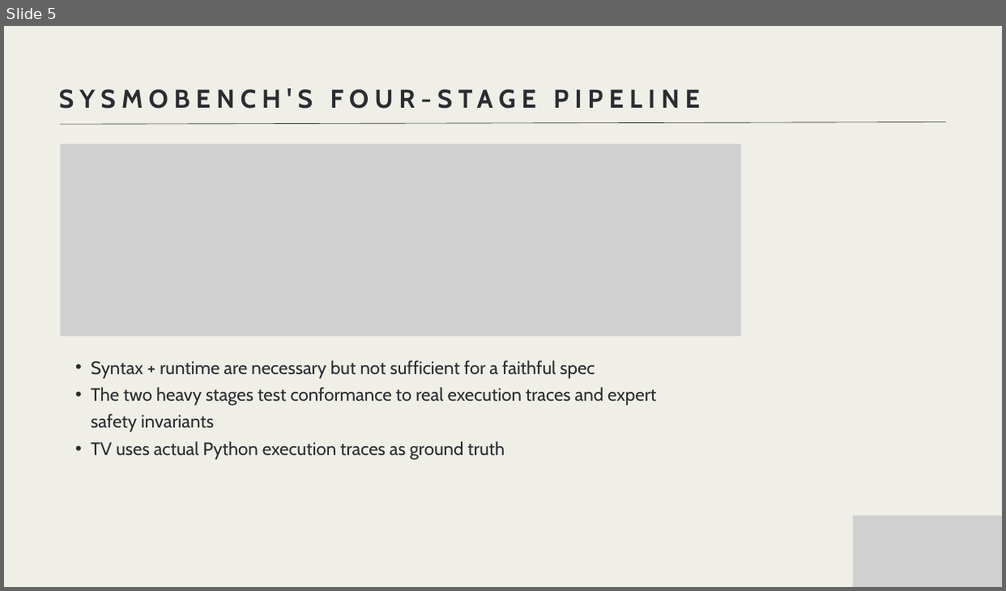
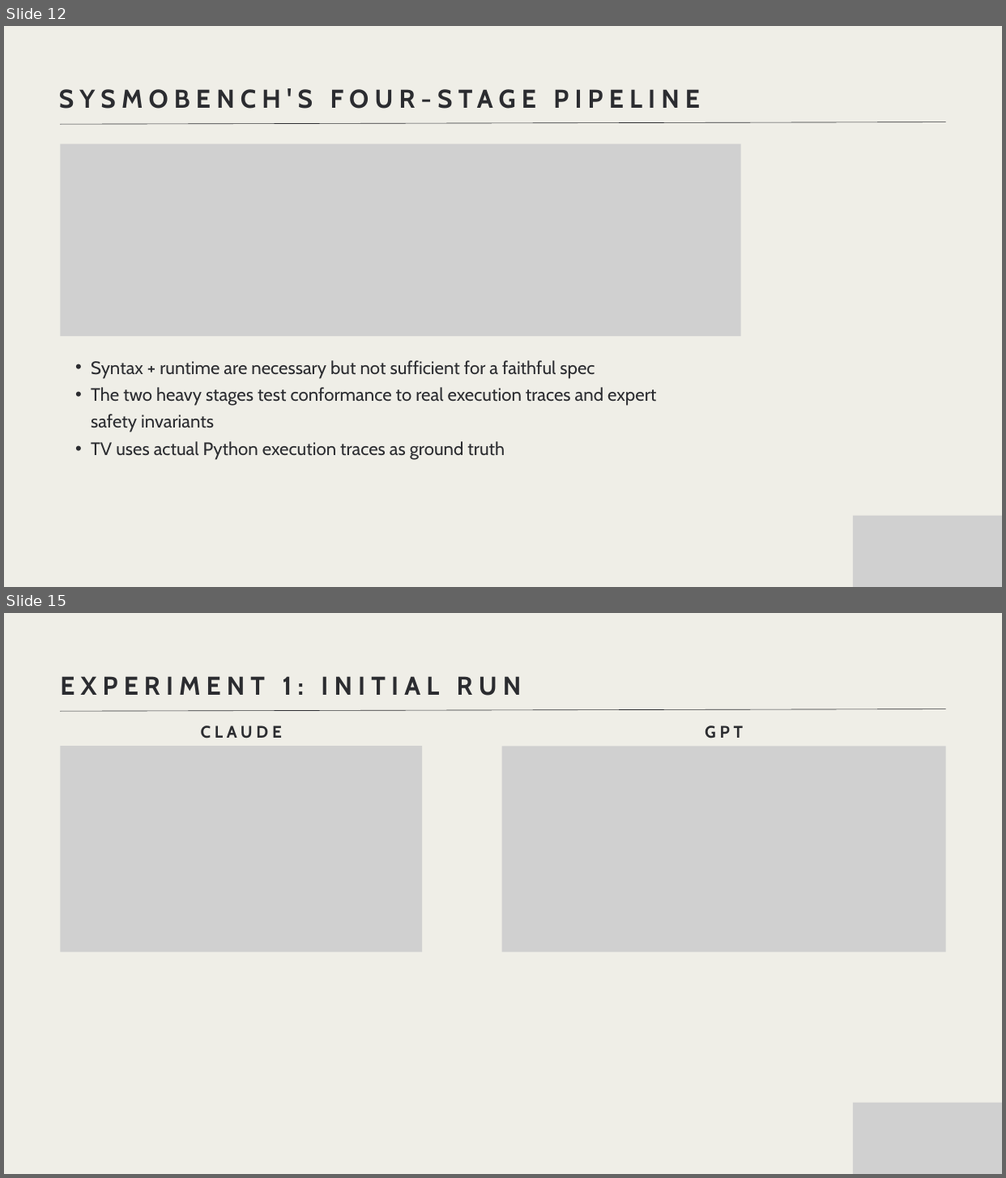
Before and after one commit to makhana/SysMoBench-research, a slide deck: Presentation.pptx. Shown one above the other, each under a label of ours: slide 5 before the commit, slides 12 and 15 after it; the slides between them are not shown. The pictures are 1006x591 and 1006x1178 pixels, drawn with LibreOffice and Linux fonts; fonts in the diff are those of the drawing; grey boxes stand for pictures. Boxes give left, top, right and bottom in pixels: in the first picture for what was removed or moved away, otherwise in the second. Text is boxed around its words. In the diff, an @@ line names an element or a change of style, - is before the commit and + after.

```diff
--- a/Presentation.pptx
+++ b/Presentation.pptx
@@ slide 15 added at [4,613,1002,1174], background #EFEEE7 @@
@@ text added at [60,676,522,696], 37.1 pt, text #2B2C30, bold @@
+EXPERIMENT 1: INITIAL RUN
@@ line added from (60, 711) to (945, 709), #2B2C30 0.75 pt @@
@@ text added at [201,726,282,739], 24.1 pt, text #2B2C30, bold @@
+CLAUDE
@@ text added at [705,726,743,739], 24.1 pt, text #2B2C30, bold @@
+GPT
@@ picture added at [60,746,422,952] @@
@@ picture added at [502,746,946,952] @@
@@ picture added at [853,1103,1002,1174] @@
@@ what was slide 5 is now slide 12 @@
```
Also in this commit, not shown: 6 slides changed, 31 other slides added.
